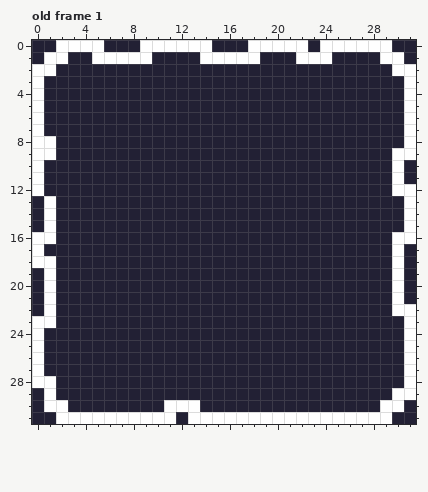
A pixel-art file gets an edit: project-assets/environment-sprite.aseprite. This is how it looked before the edit.
32x32 pixels, 2 frames. Shown: old frame 1. The commit also changed other frames, which this record leaves out.
After the commit:
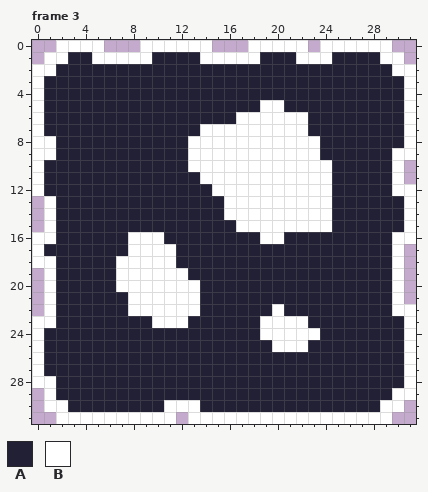
Palette (. is transparent): A #222034  B #ffffff
A new or re-ordered frame is compared with the old frame closest to it.
The edit:
frames 2 -> 19
Frame 3 is new; against old frame 1, layers "Layer 2", "Layer 1":
Colour B replaces colour A in row 5 at x 19 to 20; in row 6 at x 17 to 22; in row 7 at x 14 to 22; in rows 8 to 9 at x 13 to 23; in row 10 at x 13 to 24; in row 11 at x 14 to 24.
Colour B replaces colour A in row 12 at x 15 to 24; in rows 13 to 14 at x 16 to 24; in row 15 at x 17 to 24; in row 16 at x 8 to 10 and 19 to 20; in row 17 at x 8 to 11; in row 18 at x 7 to 11.
Colour B replaces colour A in row 19 at x 7 to 12; in row 20 at x 7 to 13; in row 21 at x 8 to 13; in row 22 at x 8 to 13 and 20; in row 23 at x 10 to 12 and 19 to 22; in row 24 at x 19 to 23.
Colour B replaces colour A in row 25 at x 20 to 22.
The edit erases colour A in row 0 at x 0 to 1, 6 to 8, 15 to 17, 23 and 30 to 31; in row 1 at x 0 and 31; in rows 10 to 11 at x 31; in rows 13 to 15 at x 0; in rows 17 to 18 at x 31; in rows 19 to 21 at x 0 and 31.
The edit erases colour A in row 22 at x 0; in row 29 at x 0; in row 30 at x 0 and 31; in row 31 at x 0 to 1, 12 and 30 to 31.
